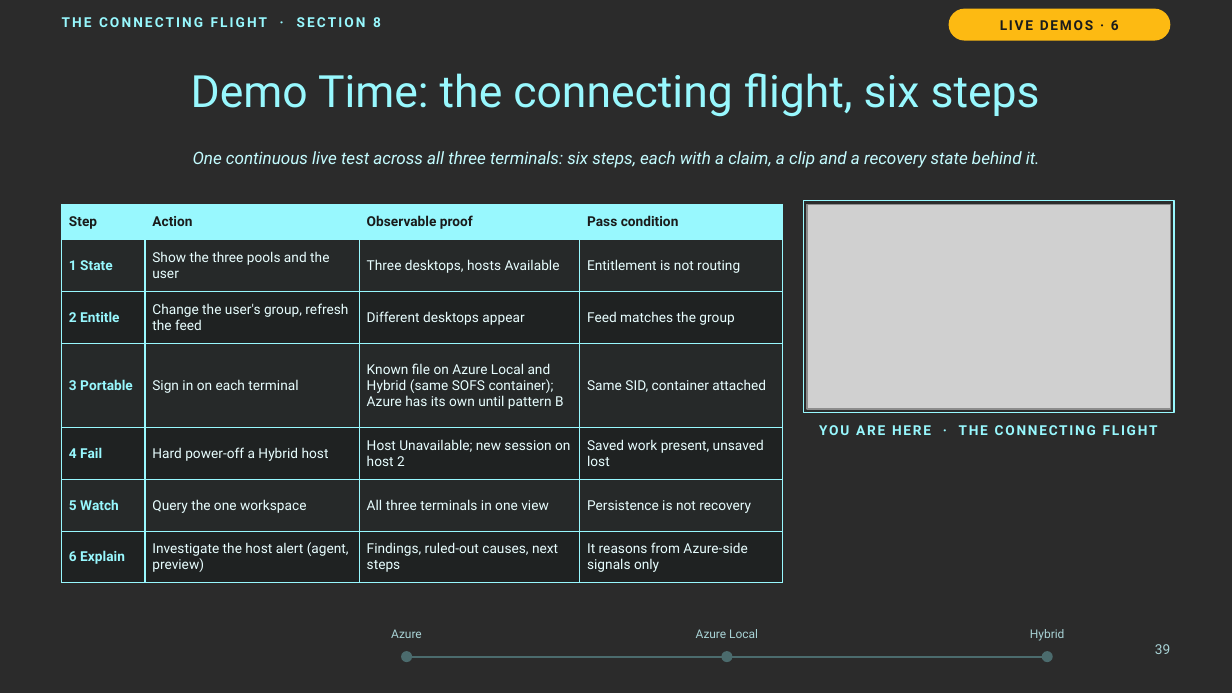
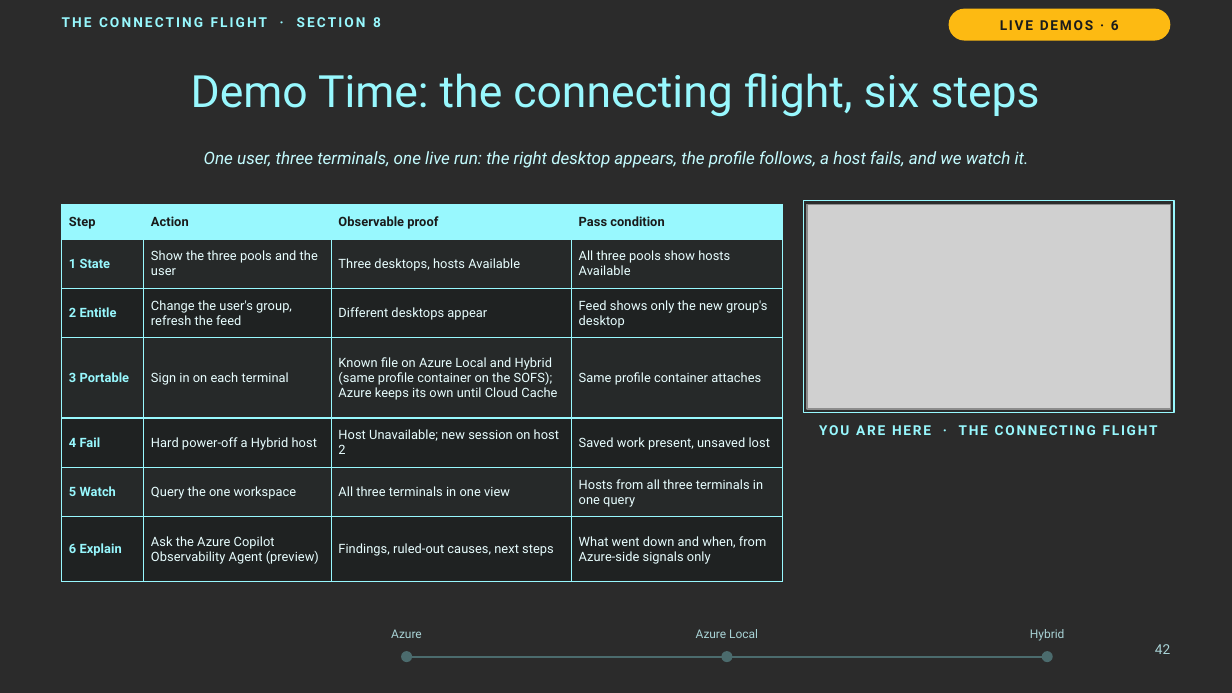
Before and after one commit to thisismydemo/nic2026_avd, a slide deck: slide 42 of presentation/AVD_Anywhere_NIC2026.pptx (slide 39 before the commit). Drawn at 1232x693 pixels with LibreOffice and Linux fonts; fonts in the diff are those of the drawing; grey boxes stand for pictures; background and template pictures are left out; a plain dark background stands for a picture behind light text. Boxes give left, top, right and bottom in pixels: in the first picture for what was removed or moved away, otherwise in the second. Text is boxed around its words. In the diff, an @@ line names an element or a change of style, - is before the commit and + after.

```diff
--- a/presentation/AVD_Anywhere_NIC2026.pptx
+++ b/presentation/AVD_Anywhere_NIC2026.pptx
@@ text at (204, 151, 1029, 168): text changed @@
-One continuous live test across all three terminals: six steps, each with a claim, a clip and a recovery state behind it.
+One user, three terminals, one live run: the right desktop appears, the profile follows, a host fails, and we watch it.
@@ table at (62, 205, 782, 582) @@
-row 2, column 4: Entitlement is not routing
+row 2, column 4: All three pools show hosts Available
-row 3, column 4: Feed matches the group
+row 3, column 4: Feed shows only the new group's desktop
-row 4, column 3: Known file on Azure Local and Hybrid (same SOFS container); Azure has its own until pattern B
+row 4, column 3: Known file on Azure Local and Hybrid (same profile container on the SOFS); Azure keeps its own until Cloud Cache
-row 4, column 4: Same SID, container attached
+row 4, column 4: Same profile container attaches
-row 6, column 4: Persistence is not recovery
+row 6, column 4: Hosts from all three terminals in one query
-row 7, column 2: Investigate the host alert (agent, preview)
+row 7, column 2: Ask the Azure Copilot Observability Agent (preview)
-row 7, column 4: It reasons from Azure-side signals only
+row 7, column 4: What went down and when, from Azure-side signals only
@@ size 8 to 7.5 pt in "Step", "Action", "Observable proof", "Pass condition" and 17 more places @@
@@ text at (1155, 644, 1170, 654): text changed @@
-39
+42
```
Also in this commit, not shown: 37 other slides changed, 5 slides added, 2 slides removed.
